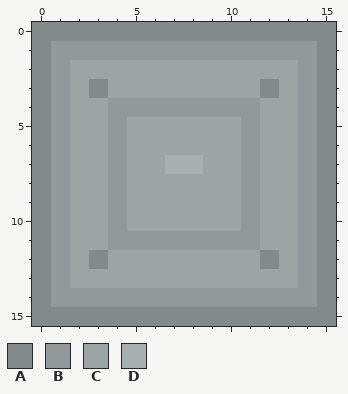
Pixel-art file: src/main/art/machines/block/ctm/machine_titanium/base.aseprite. Above, as it was before the edit.
16x16 pixels, 1 frame.
Palette (. is transparent): A #838a8a  B #92999a  C #9da4a4  D #a8afaf
The result:
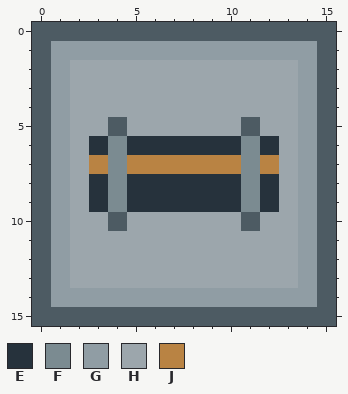
Colours new in this view: E #26323c  F #7b8b91  G #909da4  H #9ca6ac  J #b98343
Changes in this commit:
{"change": "layer \"Casing and perimeter\" added"}
{"change": "layer \"Recessed channel and clips\" added"}
{"change": "layer \"Material\" removed"}
{"change": "layer \"Seams and recesses\" removed"}
{"change": "layer \"Hardware and tone variation\" removed"}
{"colour":"A","old":"#838a8a","new":"#4d5b63"}
{"where": "layers \"Recessed channel and clips\", \"Casing and perimeter\""}
{"y":1,"x":1,"old":"BBBBBBBBBBBBBB","new":"GGGGGGGGGGGGGG"}
{"y":2,"x":1,"old":"BCCCCCCCCCCCCB","new":"GHHHHHHHHHHHHG"}
{"y":3,"x":1,"old":"BCACCCCCCCCACB","new":"GHHHHHHHHHHHHG"}
{"y":4,"x":1,"old":"BCCBBBBBBBBCCB","new":"GHHHHHHHHHHHHG"}
{"y":5,"x":1,"old":"BCCBCCCCCCBCCB","new":"GHHAHHHHHHAHHG"}
{"y":6,"x":1,"old":"BCCBCCCCCCBCCB","new":"GHEFEEEEEEFEHG"}
{"y":7,"x":1,"old":"BCCBCCDDCCBCCB","new":"GHJFJJJJJJFJHG"}
{"y":8,"x":1,"old":"BCCBCCCCCCBCCB","new":"GHEFEEEEEEFEHG"}
{"y":9,"x":1,"old":"BCCBCCCCCCBCCB","new":"GHEFEEEEEEFEHG"}
{"y":10,"x":1,"old":"BCCBCCCCCCBCCB","new":"GHHAHHHHHHAHHG"}
{"y":11,"x":1,"old":"BCCBBBBBBBBCCB","new":"GHHHHHHHHHHHHG"}
{"y":12,"x":1,"old":"BCACCCCCCCCACB","new":"GHHHHHHHHHHHHG"}
{"y":13,"x":1,"old":"BCCCCCCCCCCCCB","new":"GHHHHHHHHHHHHG"}
{"y":14,"x":1,"old":"BBBBBBBBBBBBBB","new":"GGGGGGGGGGGGGG"}
{"label":"changed","picture_box":[32,22,336,326]}
